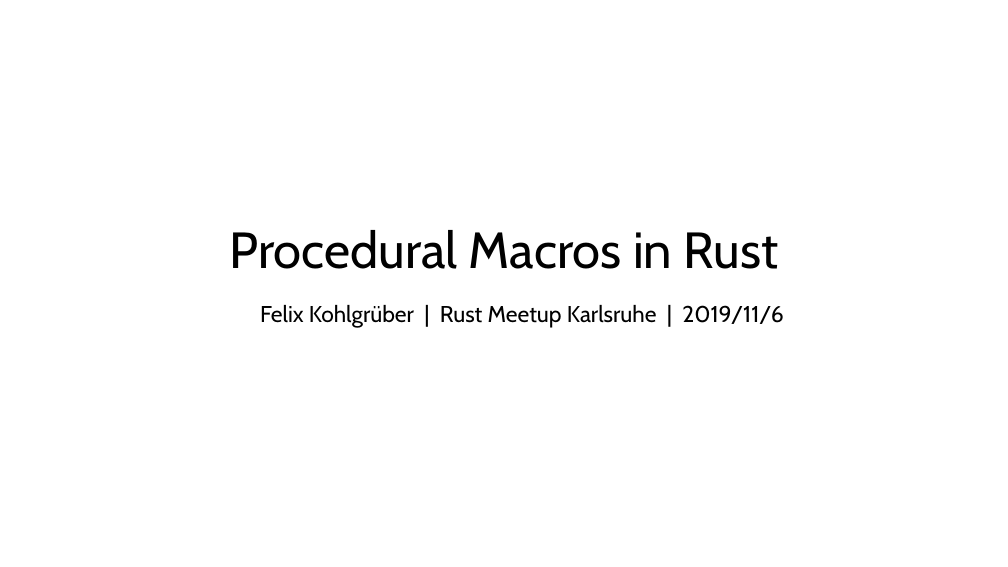
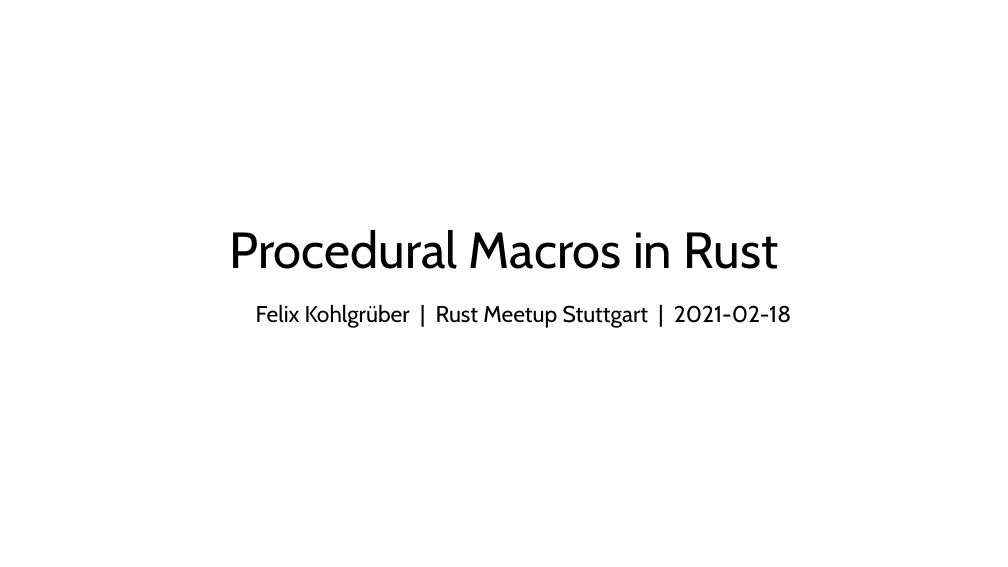
Before and after one commit to fkohlgrueber/proc-macro-talk, a slide deck: slide 2 of proc_macro_talk.odp (slide 1 before the commit). Drawn at 1008x567 pixels with LibreOffice and Linux fonts; fonts in the diff are those of the drawing. Boxes give left, top, right and bottom in pixels: in the first picture for what was removed or moved away, otherwise in the second. Text is boxed around its words. In the diff, an @@ line names an element or a change of style, - is before the commit and + after.

```diff
--- a/proc_macro_talk.odp
+++ b/proc_macro_talk.odp
@@ text at (256, 305, 791, 328): text changed @@
-Felix Kohlgrüber | Rust Meetup Karlsruhe | 2019/11/6
+Felix Kohlgrüber | Rust Meetup Stuttgart | 2021-02-18
```
Also in this commit, not shown: 2 other slides changed, 1 slide added, 3 other files.
